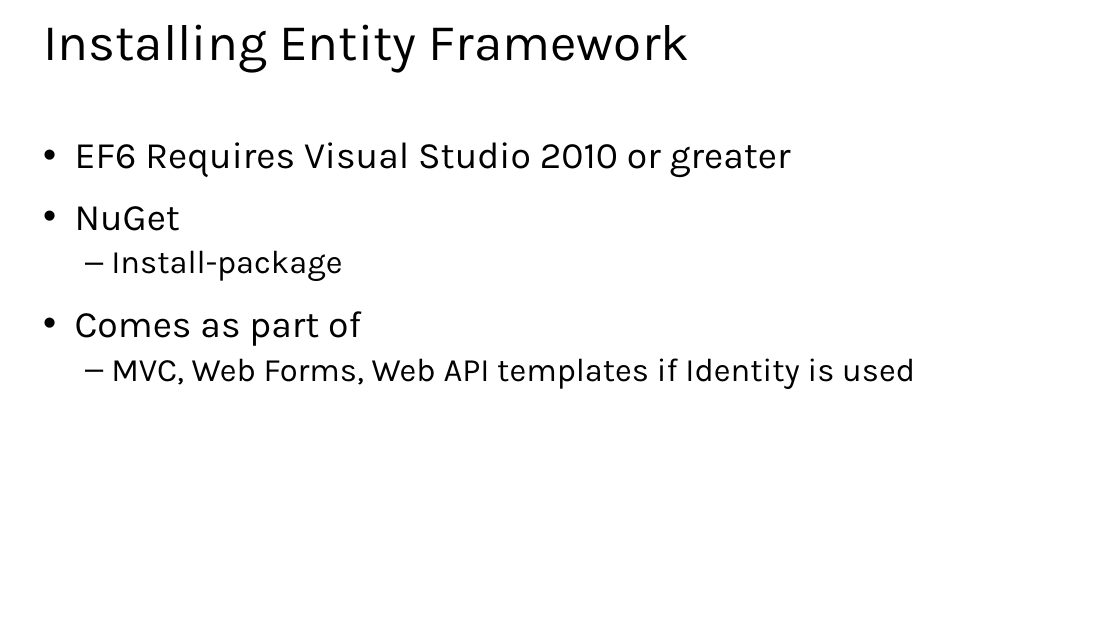
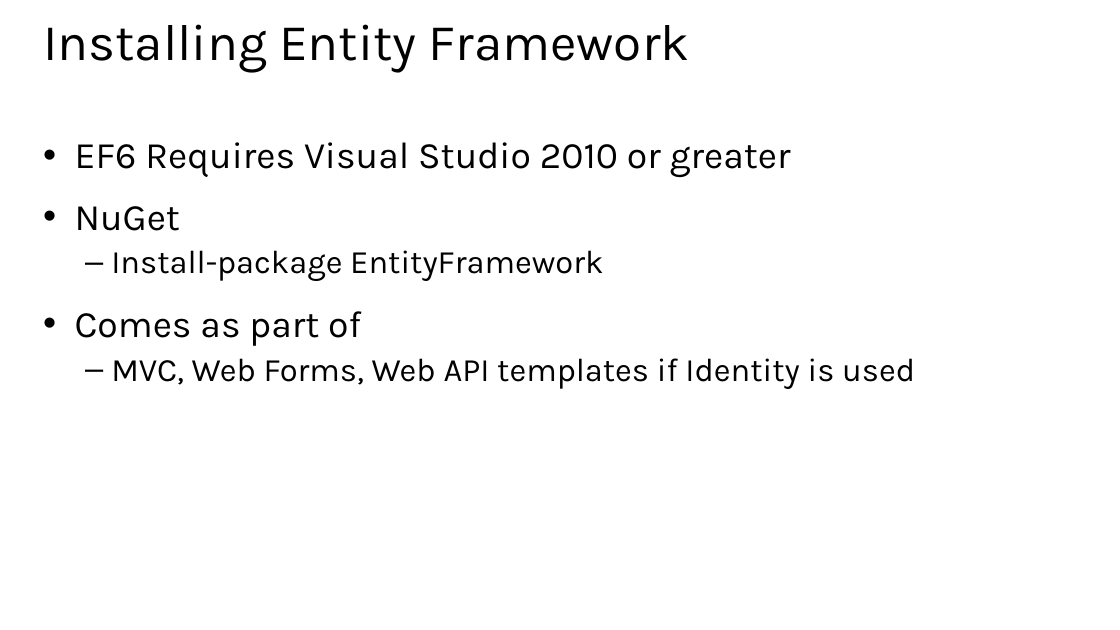
Before and after one commit to xuemiantao/EntityFramework, a slide deck: slide 11 of Slides/01 - Introduction to Entity Framework.pptx (slide 9 before the commit). Drawn at 1120x630 pixels with LibreOffice and Linux fonts; fonts in the diff are those of the drawing. Boxes give left, top, right and bottom in pixels: in the first picture for what was removed or moved away, otherwise in the second. Text is boxed around its words. In the diff, an @@ line names an element or a change of style, - is before the commit and + after.

```diff
--- a/Slides/01 - Introduction to Entity Framework.pptx
+++ b/Slides/01 - Introduction to Entity Framework.pptx
@@ text at <box>111,250,603,281</box>: text changed @@
-  – Install-package
+  – Install-package EntityFramework
```
Also in this commit, not shown: 5 other slides changed, 3 slides added, 3 slides removed, 2 other files.
